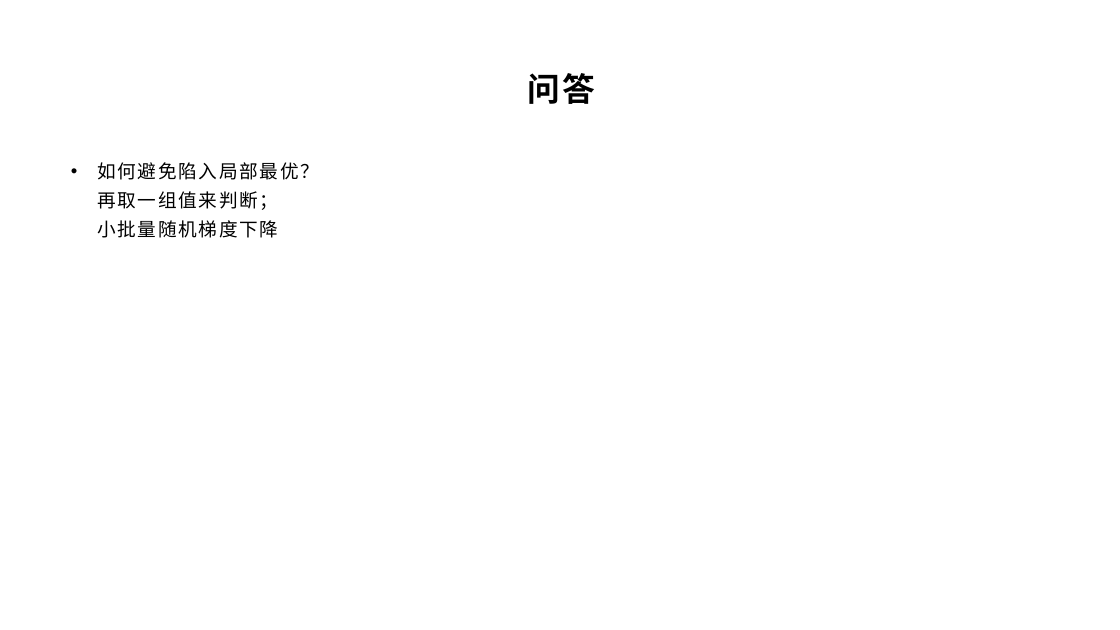
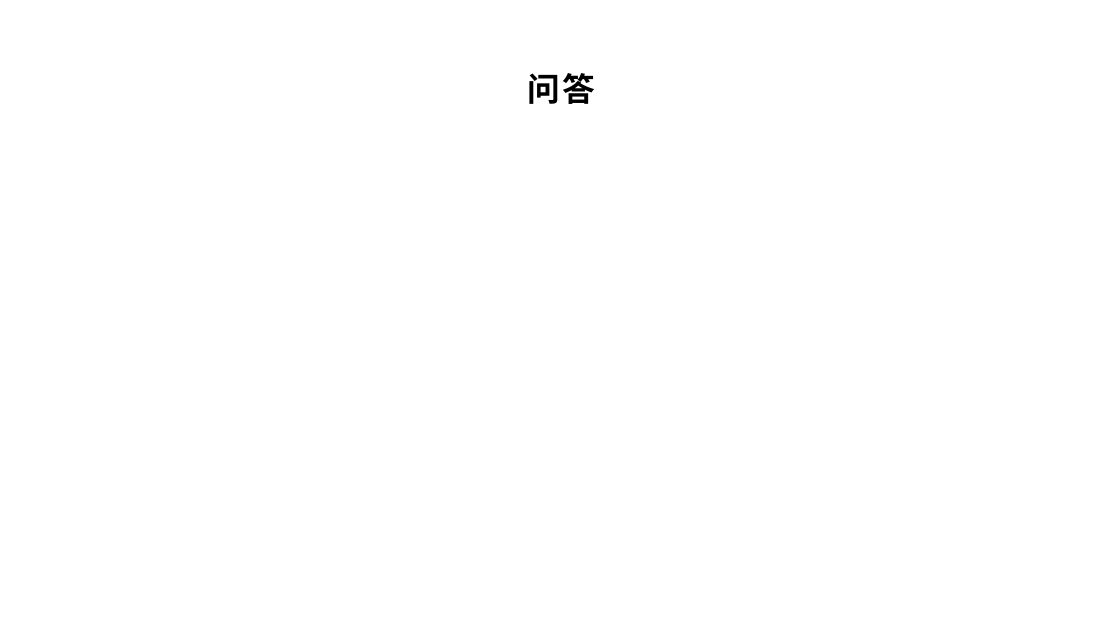
Before and after one commit to yyc-git/DeepLearningEdu, a slide deck: slide 20 of lessons/2_gender_analyze/ppt/“判断性别”Demo需求分析和初步设计（下2）.pptx (slide 21 before the commit). Drawn at 1120x630 pixels with LibreOffice and Linux fonts; fonts in the diff are those of the drawing; background and template pictures are left out. Boxes give left, top, right and bottom in pixels: in the first picture for what was removed or moved away, otherwise in the second. Text is boxed around its words. In the diff, an @@ line names an element or a change of style, - is before the commit and + after.

```diff
--- a/lessons/2_gender_analyze/ppt/“判断性别”Demo需求分析和初步设计（下2）.pptx
+++ b/lessons/2_gender_analyze/ppt/“判断性别”Demo需求分析和初步设计（下2）.pptx
@@ text removed at <box>97,162,319,238</box> @@
-• 如何避免陷入局部最优？
-  再取一组值来判断；
-  小批量随机梯度下降
```
Also in this commit, not shown: 8 other slides changed, 1 slide removed, 11 other files.
